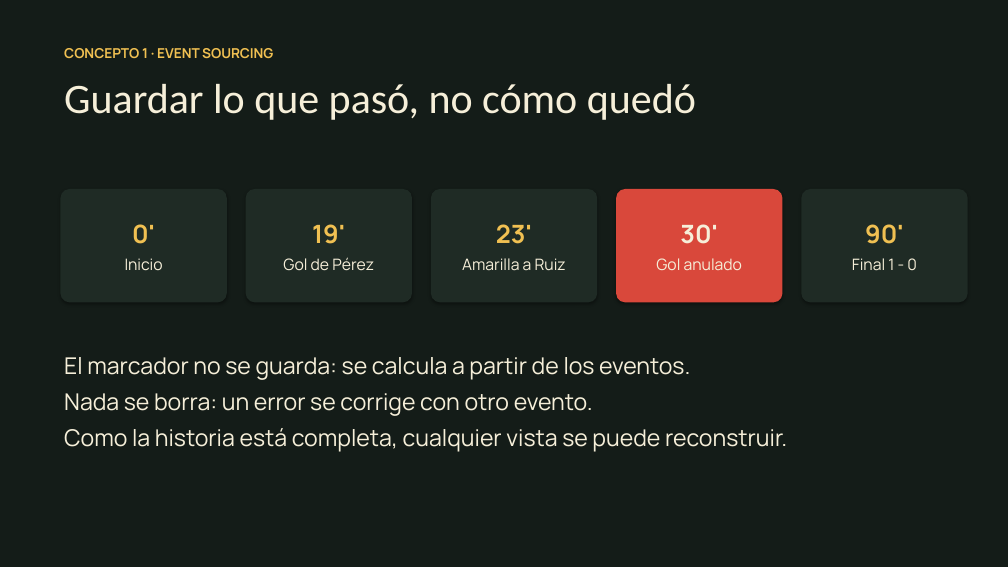
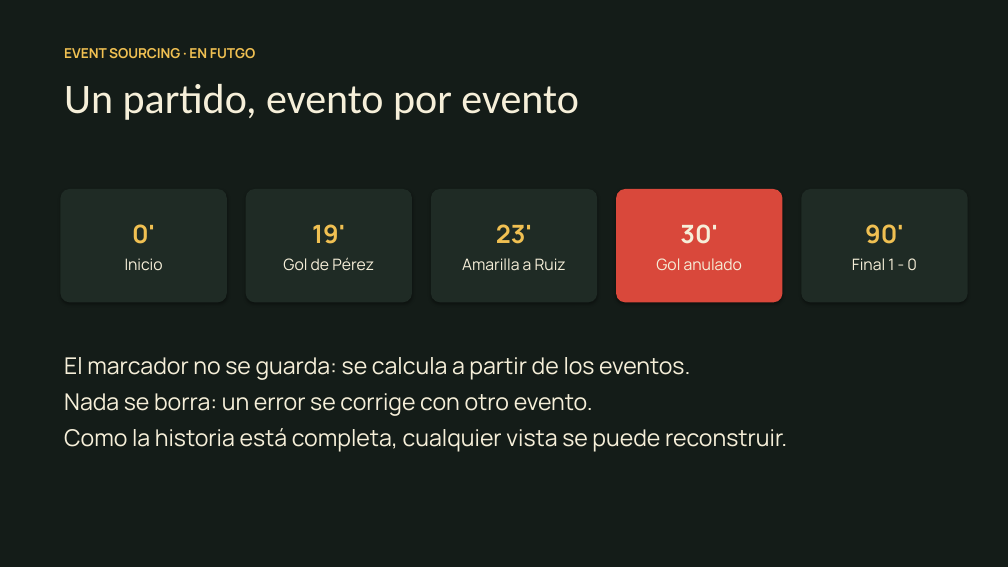
Before and after one commit to fabriJerezz/gepa-cli, a slide deck: slide 7 of presentacion/FutGo-presentacion.pptx (slide 4 before the commit). Drawn at 1008x567 pixels with LibreOffice and Linux fonts; fonts in the diff are those of the drawing. Boxes give left, top, right and bottom in pixels: in the first picture for what was removed or moved away, otherwise in the second. Text is boxed around its words. In the diff, an @@ line names an element or a change of style, - is before the commit and + after.

```diff
--- a/presentacion/FutGo-presentacion.pptx
+++ b/presentacion/FutGo-presentacion.pptx
@@ text at (64, 48, 255, 58): text changed @@
-CONCEPTO 1 · EVENT SOURCING
+EVENT SOURCING · EN FUTGO
@@ text at (64, 84, 579, 120): text changed @@
-Guardar lo que pasó, no cómo quedó
+Un partido, evento por evento
```
Also in this commit, not shown: 1 other slide changed, 8 slides added, 3 slides removed, 1 other file.
